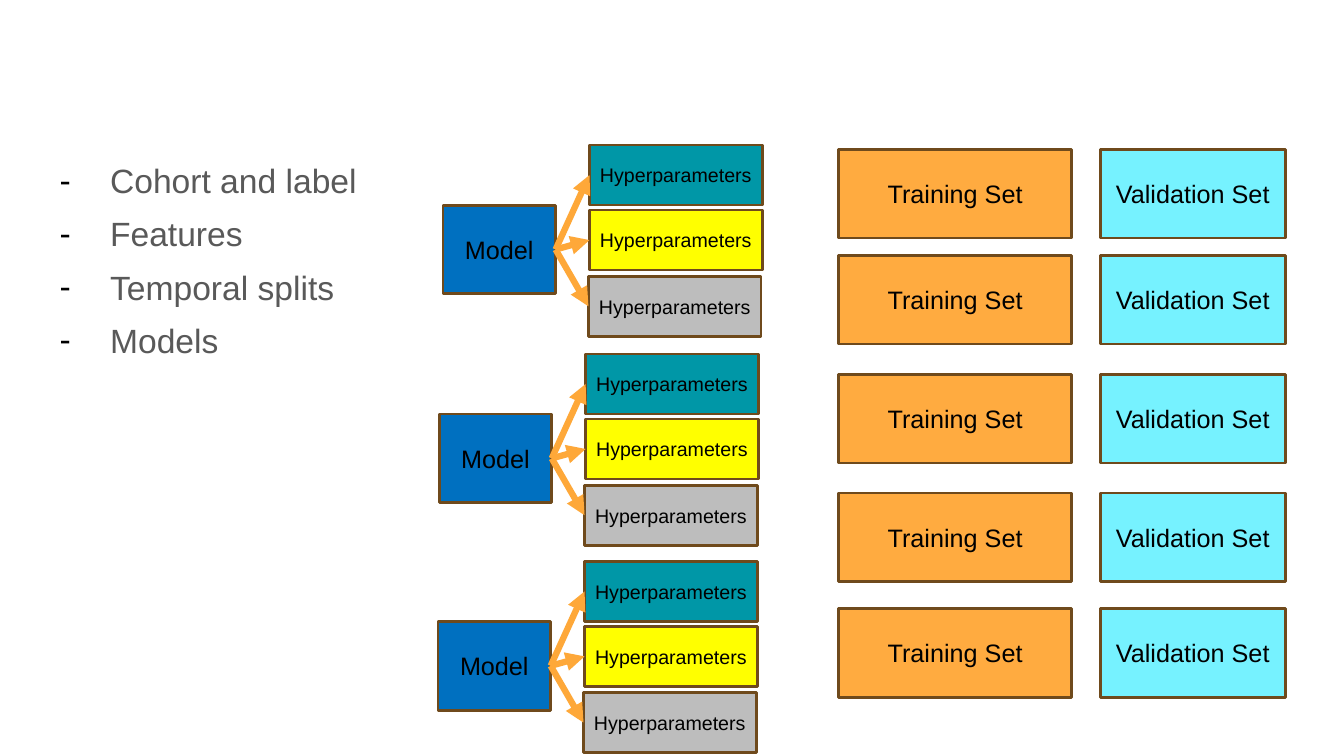
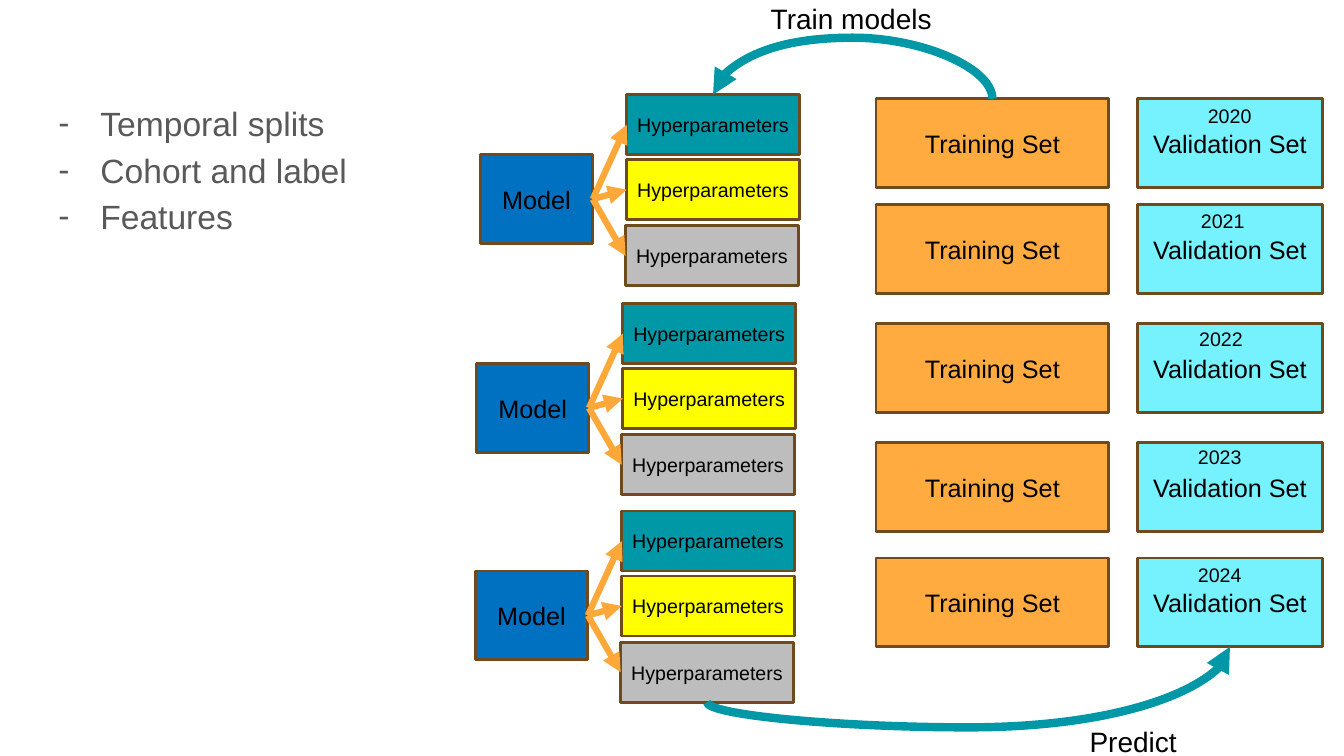
Before and after one commit to dssg/mlforpublicpolicylab, a slide deck: slide 5 of Lectures/15-ml-in-practice-and-model-selection-part-3.pptx. Drawn at 1344x756 pixels with LibreOffice and Linux fonts; fonts in the diff are those of the drawing. Boxes give left, top, right and bottom in pixels: in the first picture for what was removed or moved away, otherwise in the second. Text is boxed around its words. In the diff, an @@ line names an element or a change of style, - is before the commit and + after.

Commit message:
updated

```diff
--- a/Lectures/15-ml-in-practice-and-model-selection-part-3.pptx
+++ b/Lectures/15-ml-in-practice-and-model-selection-part-3.pptx
@@ text added at (771,8,931,34), 20 pt, text #000000 @@
+Train models
@@ curved arrow added from (993, 99) to (713, 95), #0097A7 6 pt @@
@@ text "Temporal splits": place and size @@
-text "Temporal splits" at (110,168,357,354)
+text "Temporal splits" at (100,111,347,230)
@@ text at (100,111,325,143): paragraph added @@
+– Temporal splits
@@ text at (100,158,347,230): indent changed; less space between paragraphs; bullet colour #000000 to #595959 @@
@@ text at (110,275,335,354): paragraphs removed @@
-– Temporal splits
-– Models
@@ group added at (1198,109,1252,583): 5 texts @@
+2020
+2021
+2022
+2023
+2024
@@ 22 rectangles, 9 arrows: place and size @@
-22 rectangles, 9 arrows at (439,145,1286,753)
+22 rectangles, 9 arrows at (476,95,1323,703)
@@ curved arrow added from (707, 703) to (1230, 647), #0097A7 6 pt @@
@@ text added at (1090,731,1177,753), 20 pt, text #000000 @@
+Predict
```
Also in this commit, not shown: 1 other slide changed, 3 slides added, 3 slides removed.
